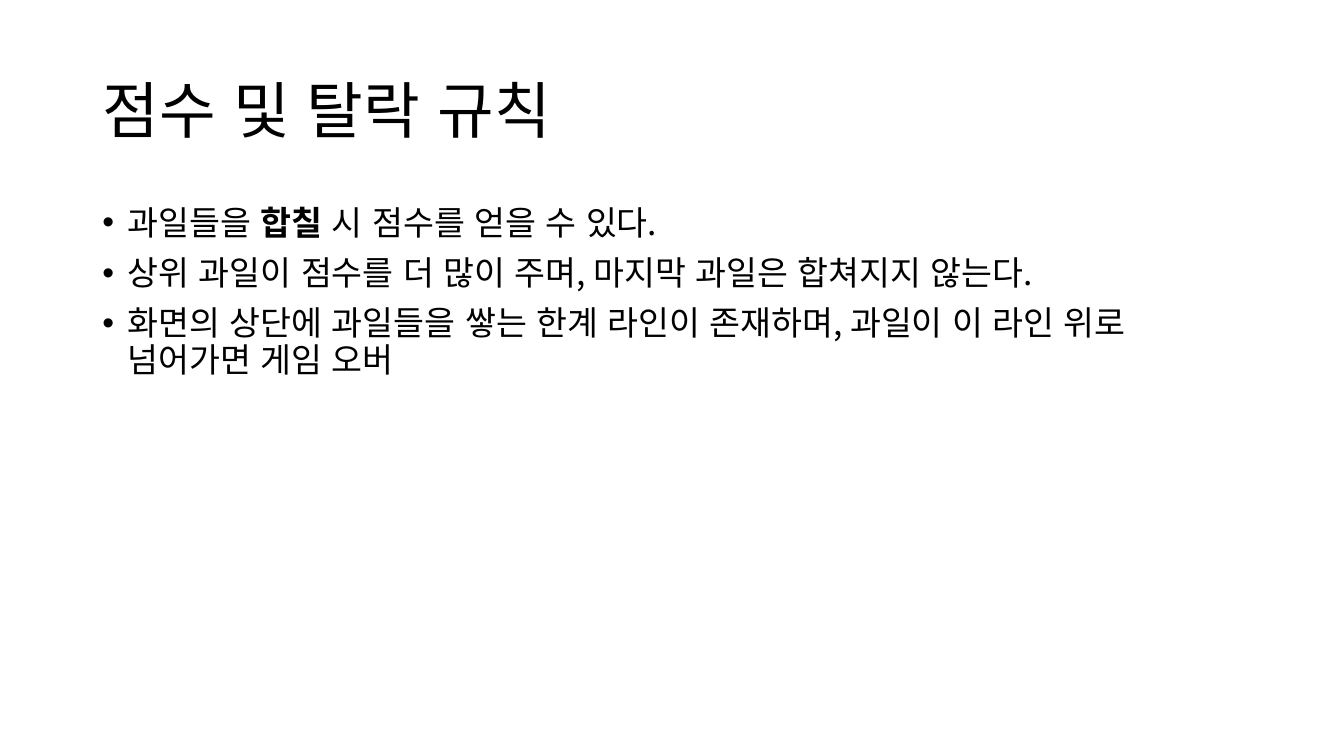
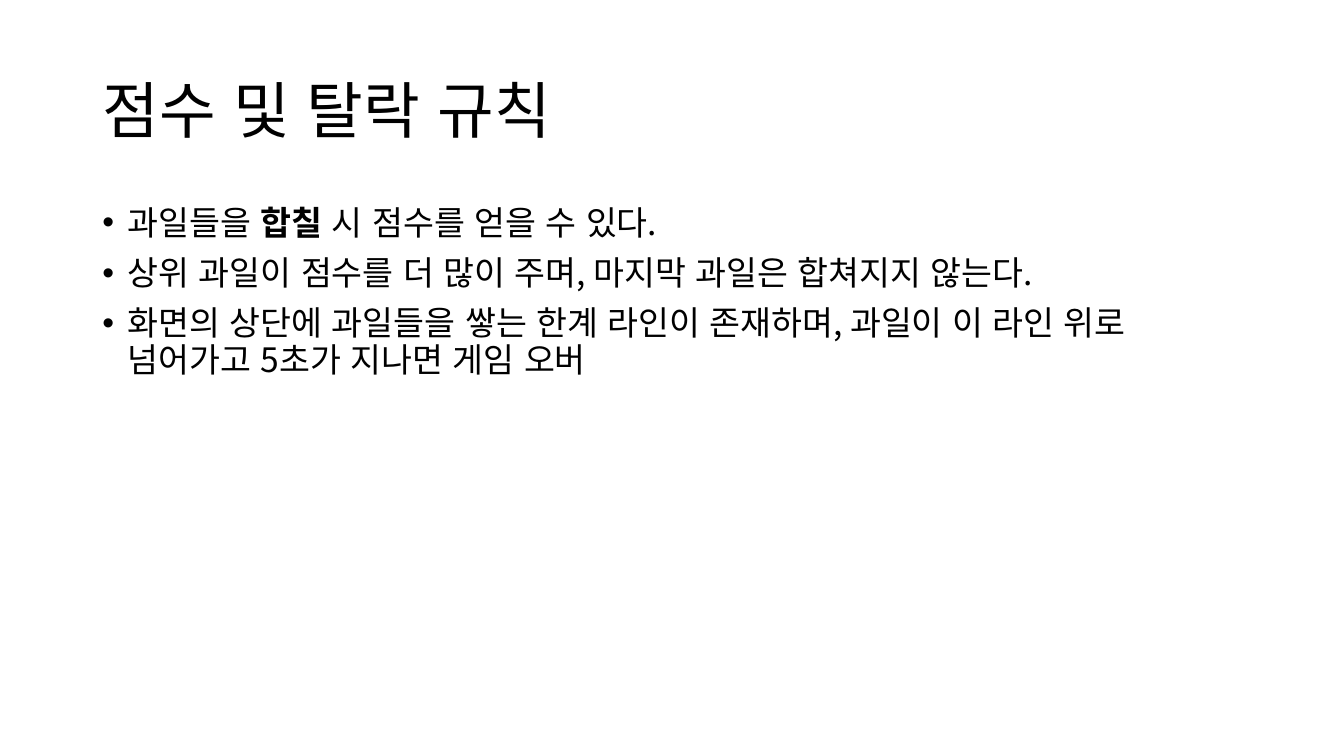
Before and after one commit to AniWhY0909/SSC_WM_Project, a slide deck: slide 3 of Documents/Suika.Watermelon/박정우 기획서.pptx. Drawn at 1344x756 pixels with LibreOffice and Linux fonts; fonts in the diff are those of the drawing. Boxes give left, top, right and bottom in pixels: in the first picture for what was removed or moved away, otherwise in the second. Text is boxed around its words. In the diff, an @@ line names an element or a change of style, - is before the commit and + after.

```diff
--- a/Documents/Suika.Watermelon/박정우 기획서.pptx
+++ b/Documents/Suika.Watermelon/박정우 기획서.pptx
@@ text at bbox=[128, 307, 1126, 375]: text changed @@
-• 화면의 상단에 과일들을 쌓는 한계 라인이 존재하며, 과일이 이 라인 위로 넘어가면 게임 오버
+• 화면의 상단에 과일들을 쌓는 한계 라인이 존재하며, 과일이 이 라인 위로 넘어가고 5초가 지나면 게임 오버
```
Also in this commit, not shown: 4 other slides changed, 1 slide added.
